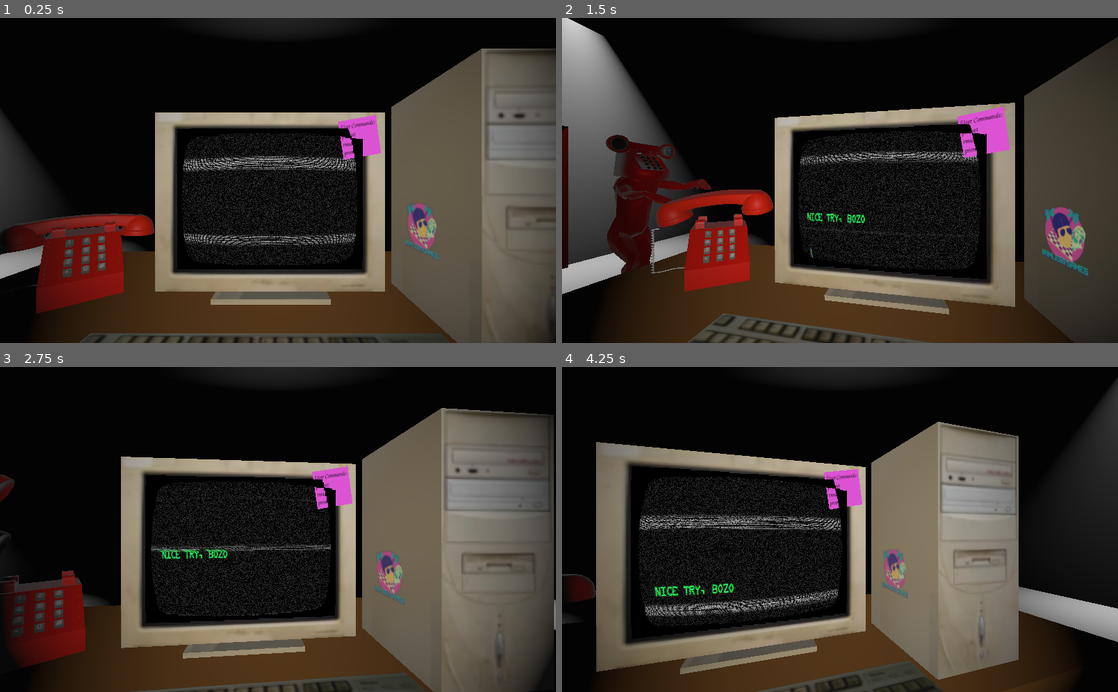
Above: before the commit, frames 1-4 (two rows, left to right).
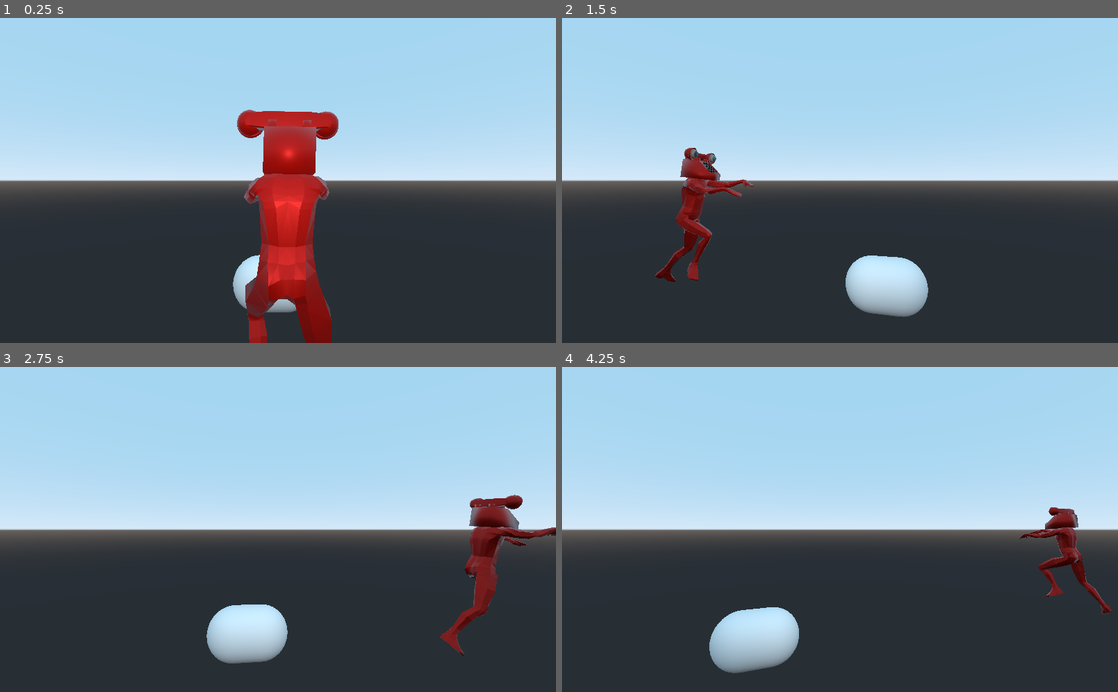
Above: after the commit, the same moments.

Repository: CtrlAltLeo/247support
Game: Godot game, scene res://scenes/main.tscn
The game is run twice, just before and just after one commit, with the same random seed, the same clock (stepped at 60 frames per second) and the same inputs. The engine's default icon, where the game draws it, is replaced by a stand-in: a white triangle on a blue panel in a dark square. Sound files missing from this copy of the repository are replaced by a short silence.
Inputs (mouse positions are in pixels of both pictures, inside the frame that each line leads up to):
- Up to frame 1 (0.25 s): no input
- Up to frame 2 (1.5 s): tap Enter (Enter) at 0.5, 0.6, 1.35 s; move the mouse to (962, 164) at 0.52 s; click (962, 164) at 0.67 s; move the mouse to (728, 196) at 1.27 s; click (728, 196) at 1.42 s
- Up to frame 3 (2.75 s): move the mouse to (333, 458) at 2.02 s; tap Enter (Enter) at 2.1 s; click (333, 458) at 2.17 s
- Up to frame 4 (4.25 s): move the mouse to (812, 594) at 2.77 s; tap Enter (Enter) at 2.85, 3.6 s; click (812, 594) at 2.92 s; move the mouse to (1006, 578) at 3.52 s; click (1006, 578) at 3.67 s

The runs differ from the first frame. In frame 1, 95% of the frame differs, in the area x 0-100%, y 0-100%; in frame 2, 89%; in frame 3, 94%; in frame 4, 96%.

Commit message:
mf path finding

Diff:
--- a/orphaned_scripts/chaseCam.gd
+++ b/orphaned_scripts/chaseCam.gd
@@ -13,4 +13,5 @@
 		rotation_degrees.y =  clamp(self.rotation_degrees.y, 50, 120 )
 
 		if abs(event.relative.x) > 20:
-			print("MOVED!")
+			pass
+			#print("MOVED!")
--- a/scenes/ManPhone.gd
+++ b/scenes/ManPhone.gd
@@ -40,8 +40,8 @@
 	run_to(B)
 
 func add_to_path(A):
-	path.insert(0, A)
-	targetLocation = path[path.size() - 1]
+	path.append(A)
+	targetLocation = A
 
 func get_pathnode(A):
 	return $pathNodes.get_child(A)
@@ -57,15 +57,22 @@
 		var dir = Vector3()
 
 		if path.size() == 0:
-			dir = ($pathNodes.get_child(targetLocation).translation - $pathNodes.get_child(currentLocation).translation).normalized()
+			dir = ($pathNodes.get_child(targetLocation).translation - translation).normalized()
 
 			if Character.translation.distance_to($pathNodes.get_child(targetLocation).translation) < 1:
 				currentLocation = targetLocation
+				print("here")
 				emit_signal("arrival")
 		else:
 			dir = (get_pathnode(path[0]).translation - get_pathnode(currentLocation).translation).normalized()
 
+			if Character.translation.distance_to(get_pathnode(path[0]).translation) < 5:
 
+				if path[0] == targetLocation:
+					currentLocation = targetLocation
+
+				path.pop_front()
+				print("pop")
 
 
 		Character.translation += SPEED*dir
--- a/scenes/main.tscn
+++ b/scenes/main.tscn
@@ -92,7 +92,7 @@
 
 [sub_resource type="CubeMesh" id=9]
 
-[sub_resource type="Environment" id=10]
+[sub_resource type="CapsuleMesh" id=10]
 
 [node name="main" type="Spatial"]
 transform = Transform( 1, 0, 0, 0, 1, 0, 0, 0, 1, 0, 3.43046, 0 )
@@ -203,6 +203,7 @@
 [node name="TaskMaster" parent="TerminalStack" instance=ExtResource( 6 )]
 
 [node name="Objects" type="Spatial" parent="."]
+visible = false
 
 [node name="old_computer" parent="Objects" instance=ExtResource( 2 )]
 transform = Transform( 1, 0, 0, 0, 1, 0, 0, 0, 1, -0.0376053, 0, 0.350441 )
@@ -314,12 +315,23 @@
 [node name="DoorLeft" parent="ManPhone/pathNodes" index="0"]
 transform = Transform( 1, 0, 0, 0, 1, 0, 0, 0, 1, -2.77681, 0, 13.898 )
 
+[node name="MeshInstance2" type="MeshInstance" parent="ManPhone/pathNodes/DoorLeft" index="0"]
+mesh = SubResource( 10 )
+skeleton = NodePath("../../DoorRigth")
+
 [node name="DoorRigth" parent="ManPhone/pathNodes" index="1"]
 transform = Transform( 1, 0, 0, 0, 1, 0, 0, 0, 1, -0.754792, 0, -16.4371 )
 
+[node name="MeshInstance" type="MeshInstance" parent="ManPhone/pathNodes/DoorRigth" index="0"]
+mesh = SubResource( 10 )
+
 [node name="middle" parent="ManPhone/pathNodes" index="2"]
 transform = Transform( 1, 0, 0, 0, 1, 0, 0, 0, 1, -6.18245, 0, 0.303932 )
 
+[node name="MeshInstance2" type="MeshInstance" parent="ManPhone/pathNodes/middle" index="0"]
+mesh = SubResource( 10 )
+skeleton = NodePath("../../DoorRigth")
+
 [node name="deskFront" parent="ManPhone/pathNodes" index="3"]
 transform = Transform( 1, 0, 0, 0, 1, 0, 0, 0, 1, -3.03924, 0, 6.00708 )
 
@@ -333,10 +345,7 @@
 transform = Transform( 1, 0, 0, 0, 1, 0, 0, 0, 1, 3.57797, 1.90735e-06, 0.0658216 )
 
 [node name="manphone1" parent="ManPhone" index="3"]
-transform = Transform( 1, 0, 0, 0, 1, 0, 0, 0, 1, -1.892, -2.68619, 11.455 )
-
-[node name="WorldEnvironment" type="WorldEnvironment" parent="."]
-environment = SubResource( 10 )
+transform = Transform( 1, 0, 0, 0, 1, 0, 0, 0, 1, 0, -2.686, 0 )
 
 [connection signal="command" from="TerminalStack/ViewportContainer/Viewport/terminalInput" to="TerminalStack/CommandProcessor" method="_on_terminalInput_command"]
 [connection signal="print_terminal" from="TerminalStack/CommandProcessor" to="TerminalStack/ViewportContainer/Viewport/terminalInput" method="append_history"]
